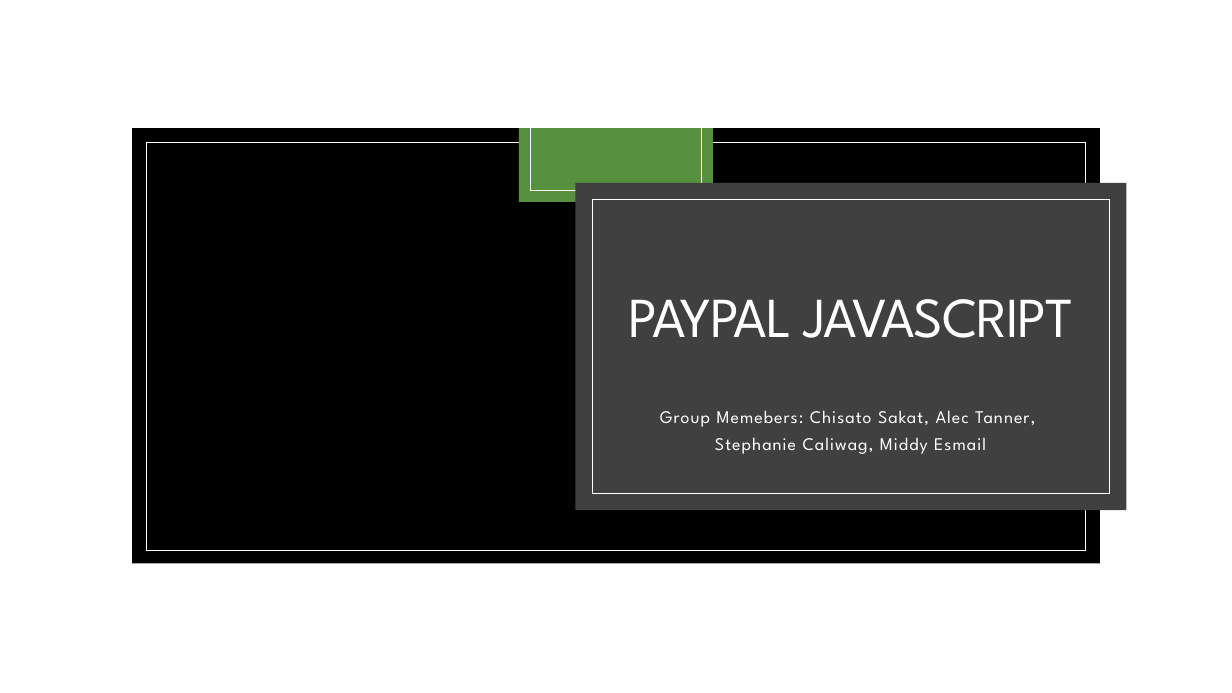
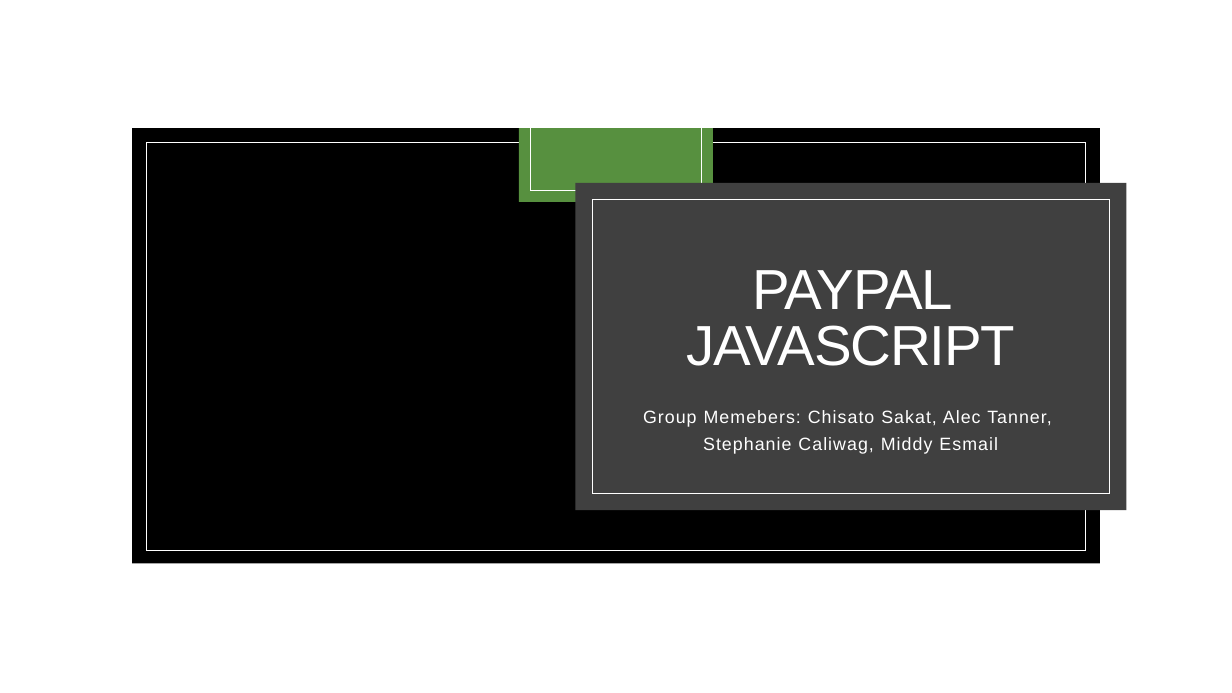
Before and after one commit to choco999/demonstration1, a slide deck: slide 1 of Paypal_Javascript.pptx. Drawn at 1232x693 pixels with LibreOffice and Linux fonts; fonts in the diff are those of the drawing; background and template pictures are left out. Boxes give left, top, right and bottom in pixels: in the first picture for what was removed or moved away, otherwise in the second. Text is boxed around its words. In the diff, an @@ line names an element or a change of style, - is before the commit and + after.

```diff
--- a/Paypal_Javascript.pptx
+++ b/Paypal_Javascript.pptx
@@ title "PAYPAL JAVASCRIPT" at box(687, 270, 1016, 366): font League Spartan to Arial @@
@@ subtitle "Group Memebers: Chisato Sakat, Alec ..." at box(643, 410, 1052, 454): font League Spartan to Arial @@
```
Also in this commit, not shown: 5 other slides changed, 5 slides added.
